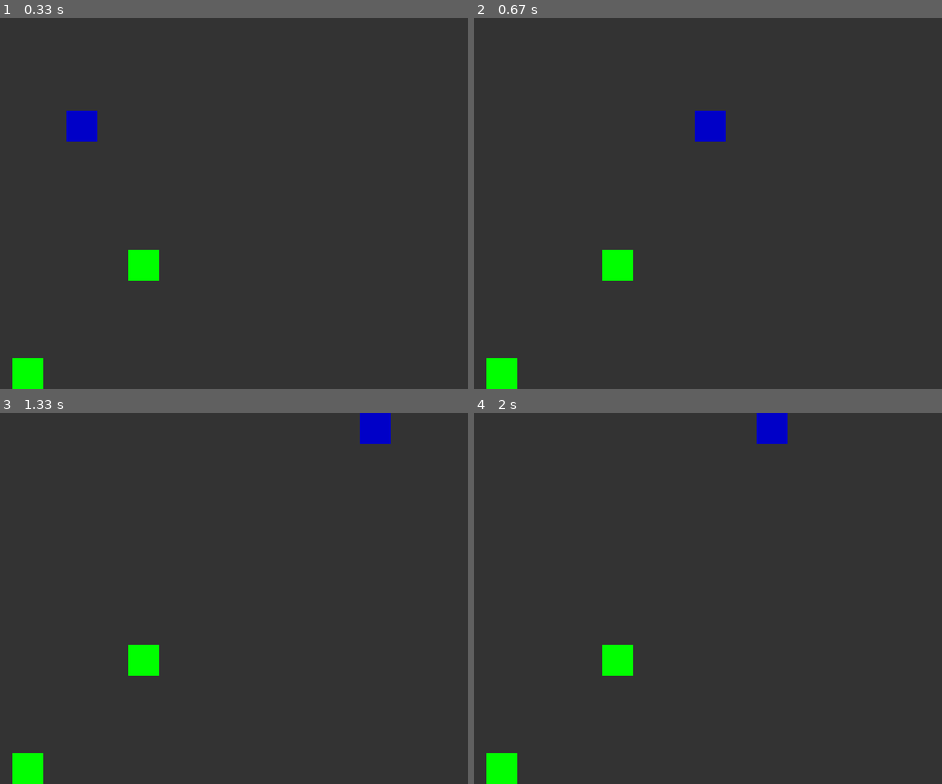
Above: before the commit, frames 1-4 (two rows, left to right).
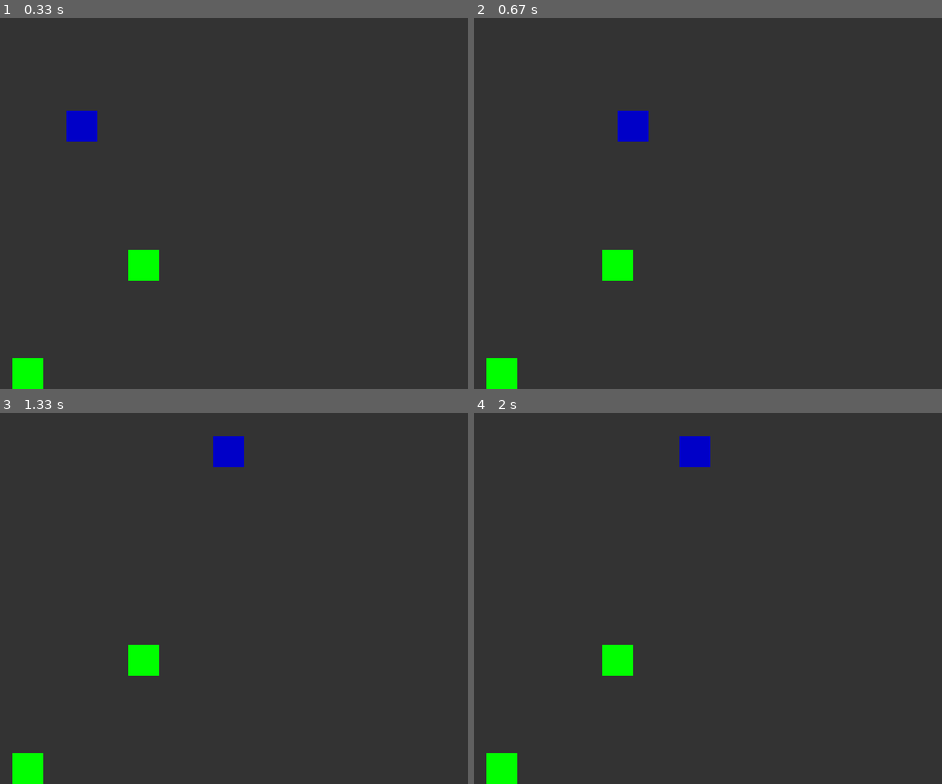
Above: after the commit, the same moments.

Repository: Lapikud/Pygame
Game: pygame game, started from main.py
Two runs of this game, one before a commit and one after it. Both use one fixed random seed, a clock stepped at 60 frames per second and the inputs below.
Inputs:
- Up to frame 1 (0.33 s): no input
- Up to frame 2 (0.67 s): hold Right from 0.33 s (still down)
- Up to frame 3 (1.33 s): release Right at 0.8 s; hold Up 0.83-1.13 s; hold Right from 1.17 s (still down)
- Up to frame 4 (2 s): release Right at 1.63 s; hold Left from 1.67 s (still down)

Frame 1 is identical in both runs. In frame 2, 1.1% of the frame differs, in the area x 30-54%, y 25-34%; in frame 3, 1.1%; in frame 4, 1.1%.

Commit message:
Object collision stuff

Diff:
--- a/Character.py
+++ b/Character.py
@@ -41,16 +41,14 @@
         if self.y + self.height > screen_height:
             self.y = screen_height - self.height
 
-    def halt(self):
-        self.vx, self.vy = 0, 0
-
     def detect_collision(self, game_object):
-        if self.x <= game_object.x + game_object.width <= self.x + self.width and self.y <= game_object.y + game_object.height <= self.y + self.height:
-            return True
-        if self.x <= game_object.x <= self.x + self.width and self.y <= game_object.y + game_object.height <= self.y + self.height:
-            return True
-        if self.x <= game_object.x + game_object.width <= self.x + self.width and self.y <= game_object.y <= self.y + self.height:
-            return True
-        if self.x <= game_object.x <= self.x + self.width and self.y <= game_object.y <= self.y + self.height:
-            return True
-        return False
+        collisionFrom = {"vertical": None, "horizontal": None}
+        if self.x <= game_object.x + game_object.width <= self.x + self.width:
+            collisionFrom["horizontal"] = "left"
+        if self.y <= game_object.y + game_object.height <= self.y + self.height:
+            collisionFrom["vertical"] = "upper"
+        if self.x <= game_object.x <= self.x + self.width:
+            collisionFrom["horizontal"] = "right"
+        if self.y <= game_object.y <= self.y + self.height:
+            collisionFrom["vertical"] = "lower"
+        return collisionFrom
--- a/main.py
+++ b/main.py
@@ -36,12 +36,13 @@
 
     def update(self):
         for game_object in self.objects:
-            if self.character.detect_collision(game_object):
+            if game_object.type == ObjectType.SOLID and \
+                    (self.character.detect_collision(game_object)["vertical"] or self.character.detect_collision(game_object)["horizontal"]):
                 print("Collision with object at ", game_object.x, game_object.y)
+                print(self.character.detect_collision(game_object))
         self.character.move(self.window.get_width(), self.window.get_height())
 
     def render(self):
-        self.character.move(self.window.get_width(), self.window.get_height())
         self.window.fill((51, 51, 51))
         pygame.draw.rect(self.window, (0, 0, 200), (self.character.x, self.character.y, self.character.width, self.character.height))
         for game_object in self.objects:
